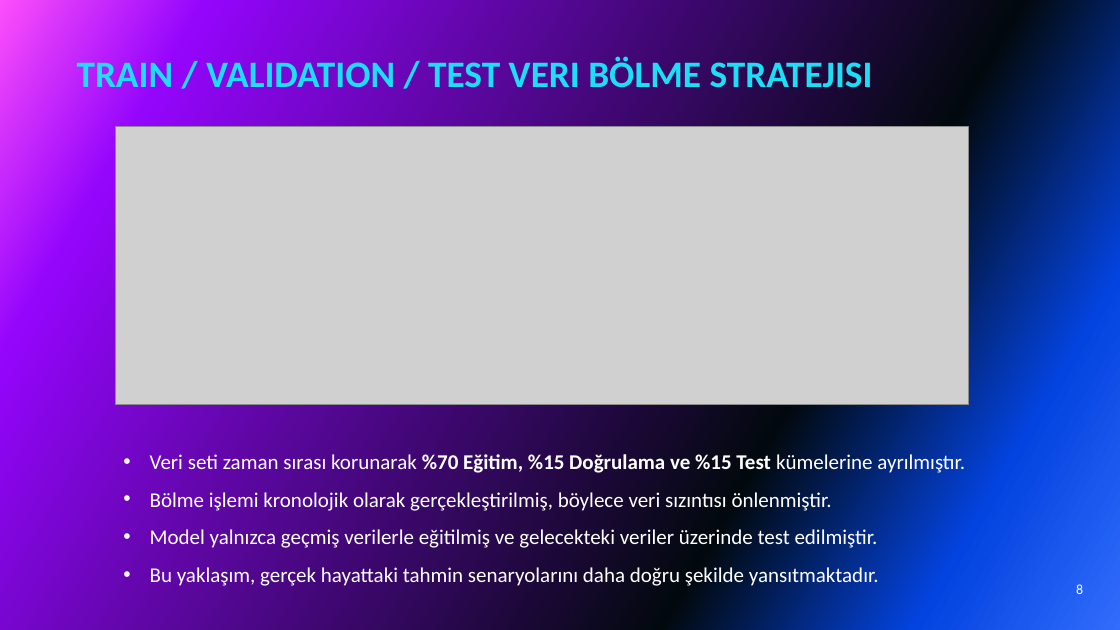
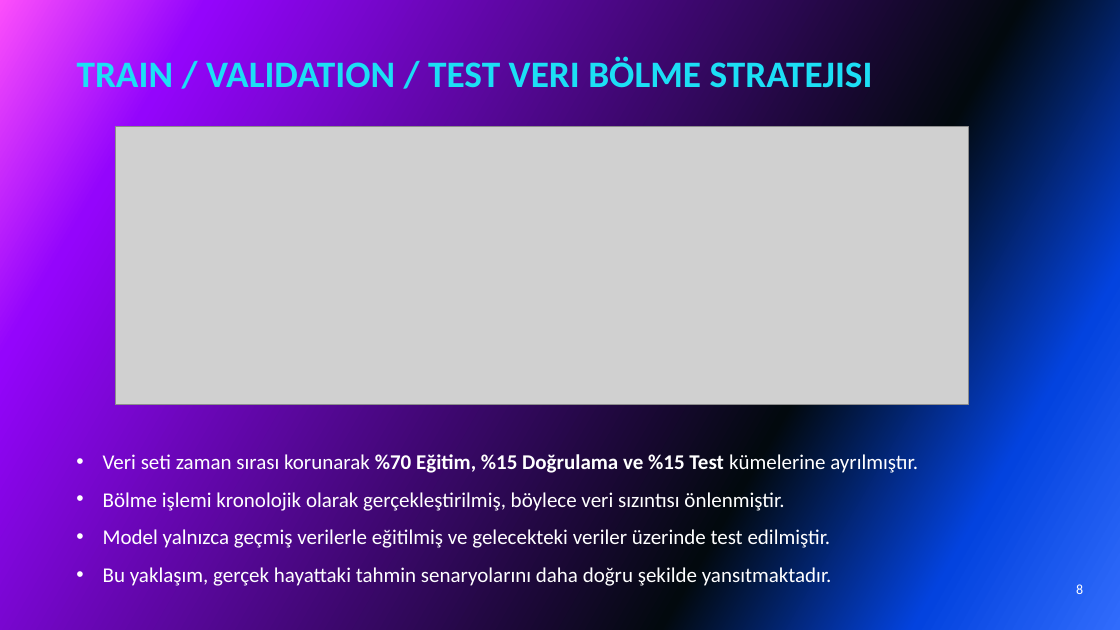
Before and after one commit to Yapay-Sinir-Aglari-Proje/Akilli_Park, a slide deck: slide 8 of AKILLI PARK SUNUM (01.06.2026).pptx. Drawn at 1120x630 pixels with LibreOffice and Linux fonts; fonts in the diff are those of the drawing; grey boxes stand for pictures. Boxes give left, top, right and bottom in pixels: in the first picture for what was removed or moved away, otherwise in the second. Text is boxed around its words. In the diff, an @@ line names an element or a change of style, - is before the commit and + after.

```diff
--- a/AKILLI PARK SUNUM (01.06.2026).pptx
+++ b/AKILLI PARK SUNUM (01.06.2026).pptx
@@ text "Veri seti zaman sırası korunarak ...": place and size @@
-text "Veri seti zaman sırası korunarak ..." at box(150, 451, 965, 589)
+text "Veri seti zaman sırası korunarak ..." at box(103, 451, 918, 589)
```
Also in this commit, not shown: 22 other slides changed.
